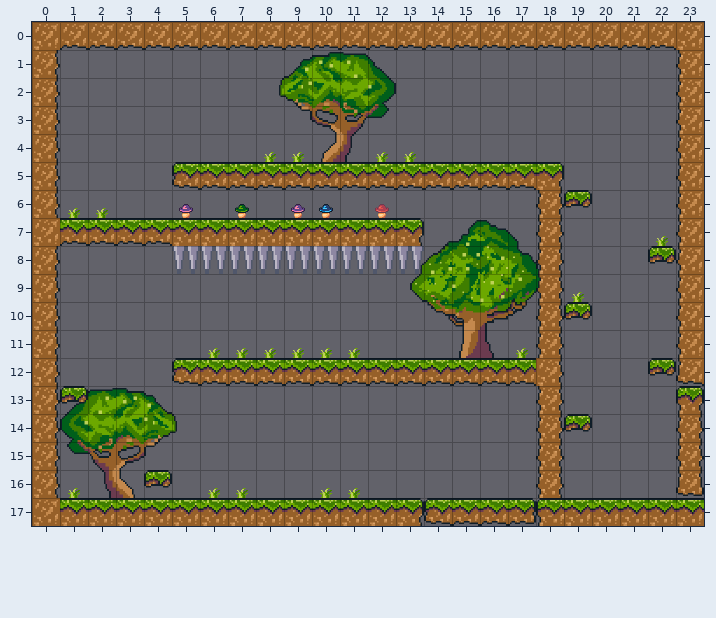
Tiled map: assets/images/forestRightDownHard.tmx. Above: the version before the commit.
Cells are 32x32 px. Shown: x 0..23, y 0..17.
Once edited:
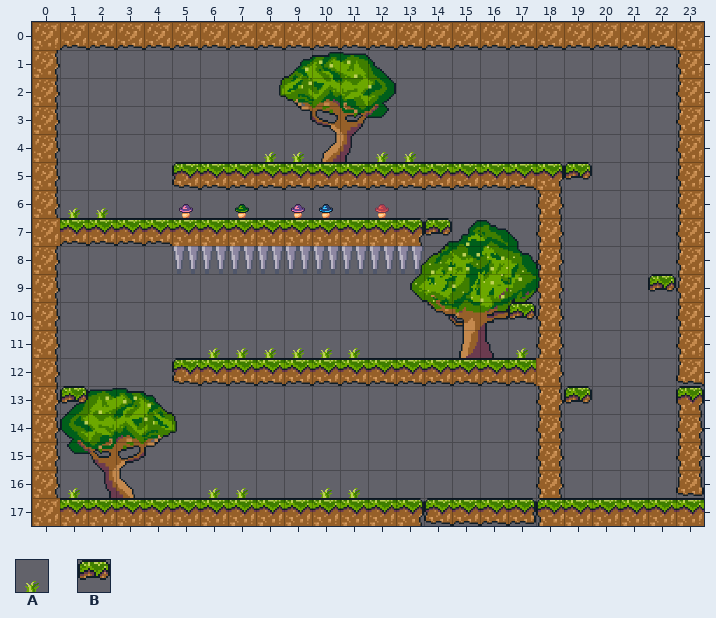
Key: from "forestTileset": A 5, B 92.
_ is an empty cell.
Commit: Added hard levels. Organized how rooms are given
Difference:
{"where": "layer \"decor\""}
{"y":7,"x":22,"old":"A","new":"_"}
{"y":9,"x":19,"old":"A","new":"_"}
{"where": "layer \"platforms\""}
{"y":5,"x":19,"old":"_","new":"B"}
{"y":6,"x":19,"old":"B","new":"_"}
{"y":7,"x":14,"old":"_","new":"B"}
{"y":8,"x":22,"old":"B","new":"_"}
{"y":9,"x":22,"old":"_","new":"B"}
{"y":10,"x":17,"old":"_","new":"B"}
{"y":10,"x":19,"old":"B","new":"_"}
{"y":12,"x":22,"old":"B","new":"_"}
{"y":13,"x":19,"old":"_","new":"B"}
{"y":14,"x":19,"old":"B","new":"_"}
{"y":16,"x":4,"old":"B","new":"_"}
{"label":"changed","picture_box":[564,162,592,208]}
{"label":"added","picture_box":[424,218,452,236]}
{"label":"changed","picture_box":[648,236,676,292]}
{"label":"removed","picture_box":[564,292,592,320]}
{"label":"added","picture_box":[508,302,536,320]}
{"label":"removed","picture_box":[648,358,676,376]}
{"label":"changed","picture_box":[564,386,592,432]}
{"label":"removed","picture_box":[144,470,172,488]}
